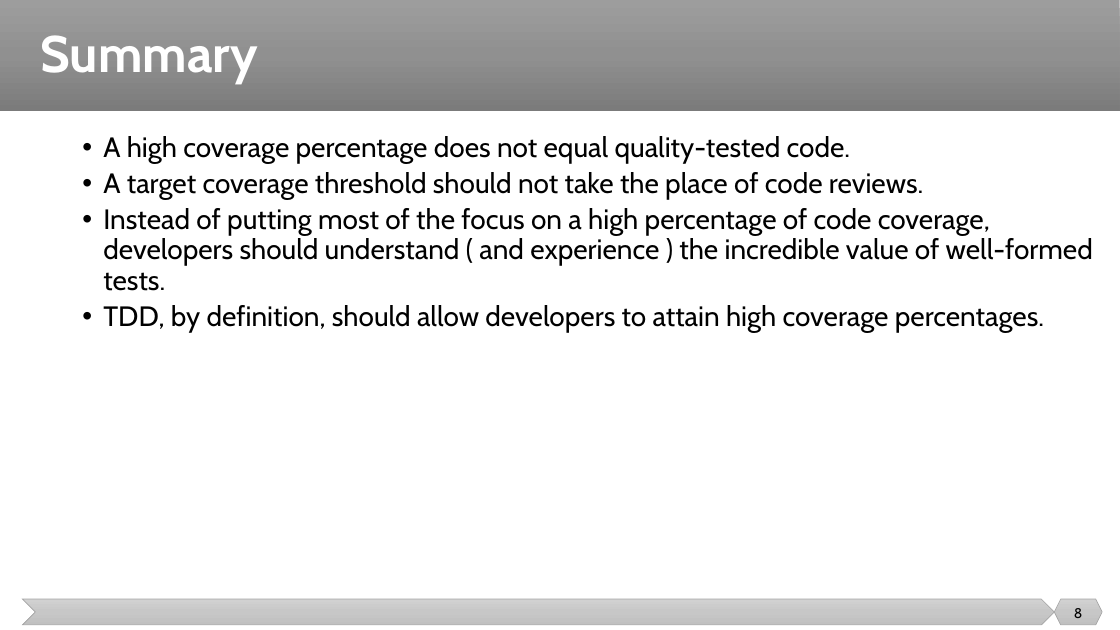
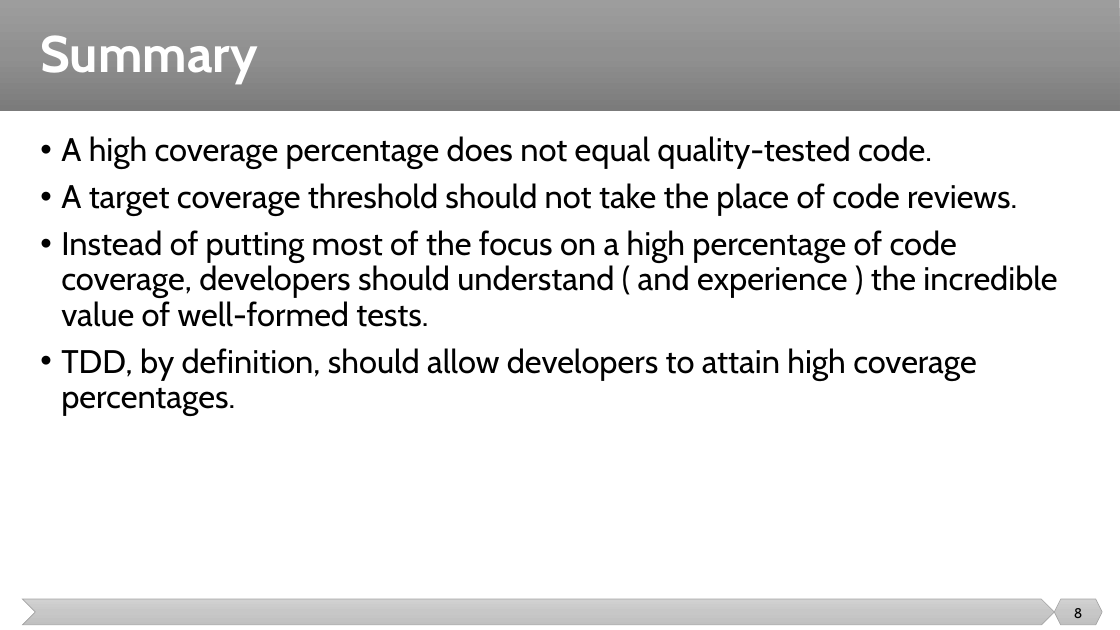
Before and after one commit to malenezi/malenezi, a slide deck: slide 8 of SE401/Lectures/9-Testing Metrics and Tools/Code Coverage.pptx. Drawn at 1120x630 pixels with LibreOffice and Linux fonts; fonts in the diff are those of the drawing. Boxes give left, top, right and bottom in pixels: in the first picture for what was removed or moved away, otherwise in the second. Text is boxed around its words. In the diff, an @@ line names an element or a change of style, - is before the commit and + after.

```diff
--- a/SE401/Lectures/9-Testing Metrics and Tools/Code Coverage.pptx
+++ b/SE401/Lectures/9-Testing Metrics and Tools/Code Coverage.pptx
@@ text "A high coverage percentage does ..." at [61,136,1057,416]: size 24 to 28 pt; list level 2 to 1 in "A high coverage percentage does ..."; list level 2 to 1 in "A target coverage threshold should ..."; list level 2 to 1 in "Instead of putting most of ..."; list level 2 to 1 in "TDD, by definition, should allow ..." @@
```
Also in this commit, not shown: 2 other slides changed, 1 slide removed, 2 other files.
